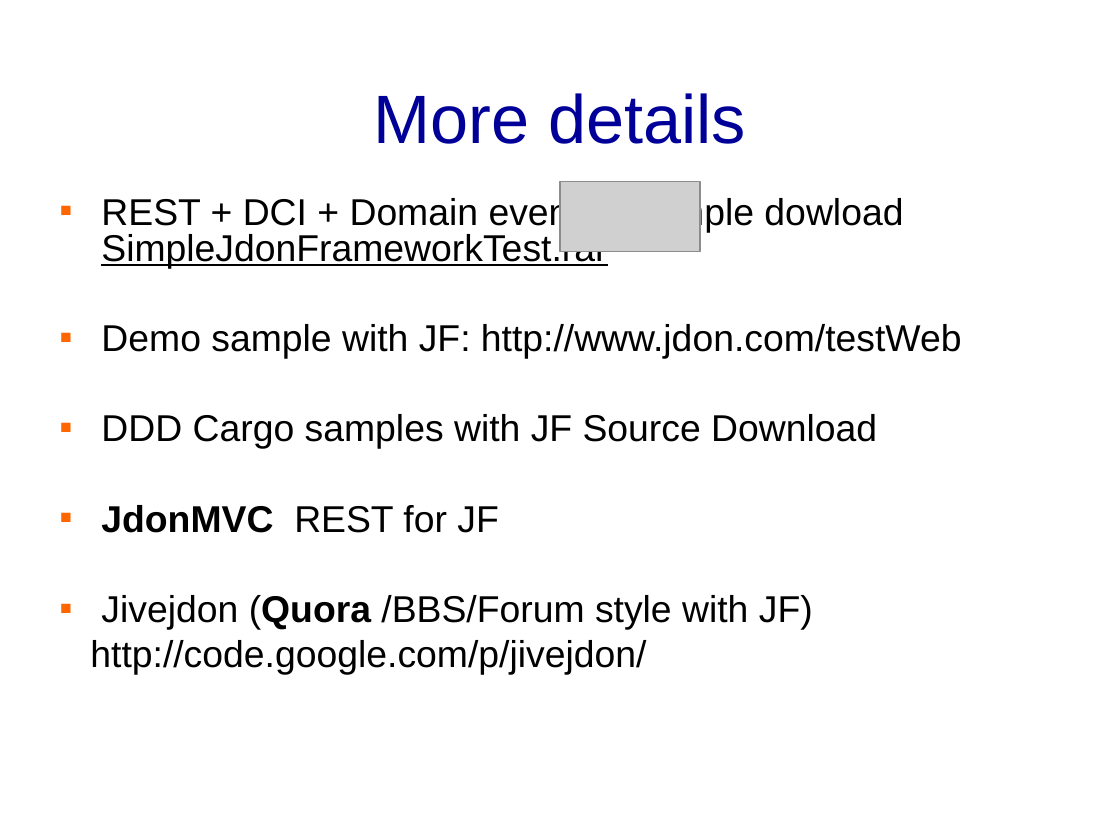
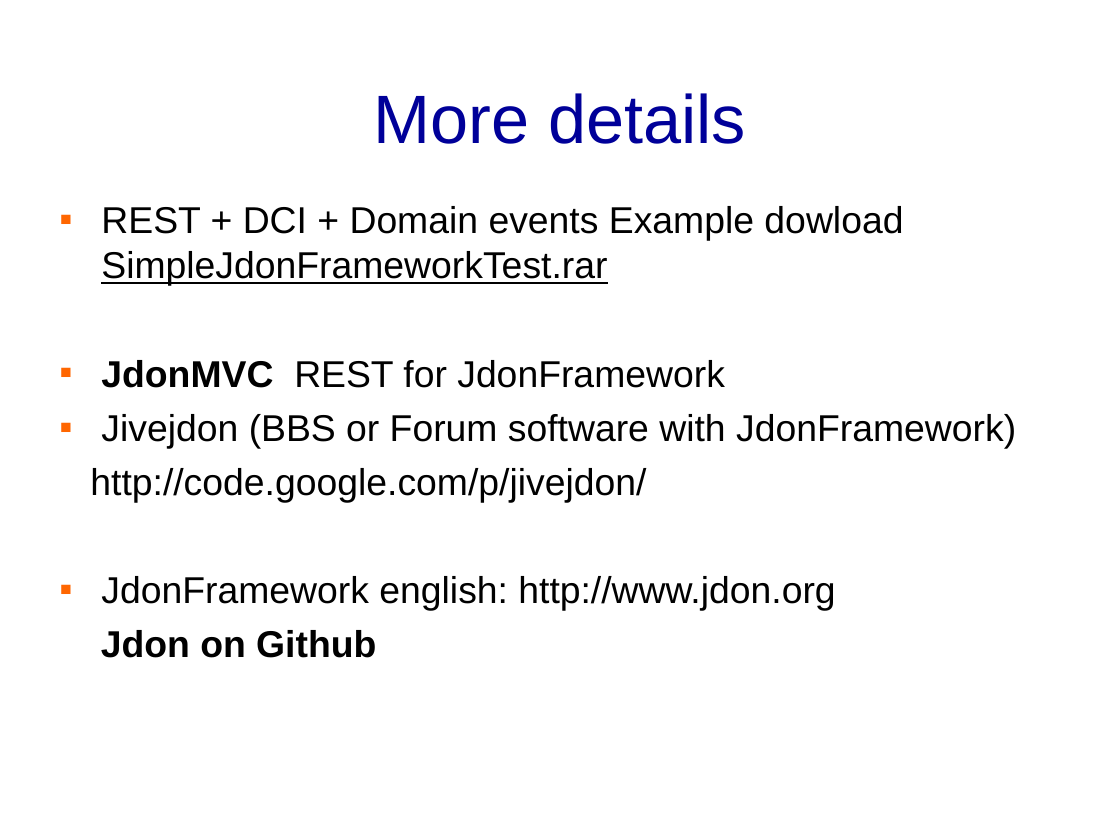
Before and after one commit to banq/jdonframework, a slide deck: slide 72 of doc/english/JdonFramework.ppt (slide 73 before the commit). Drawn at 1120x840 pixels with LibreOffice and Linux fonts; fonts in the diff are those of the drawing; grey boxes stand for pictures; background and template pictures are left out. Boxes give left, top, right and bottom in pixels: in the first picture for what was removed or moved away, otherwise in the second. Text is boxed around its words. In the diff, an @@ line names an element or a change of style, - is before the commit and + after.

```diff
--- a/doc/english/JdonFramework.ppt
+++ b/doc/english/JdonFramework.ppt
@@ text at box(90, 206, 903, 503): line spacing 0.8 to 1 @@
@@ picture removed at box(560, 181, 700, 252) @@
@@ text at box(101, 360, 1016, 448): text changed @@
-▪ Demo sample with JF: http://www.jdon.com/testWeb
-▪ DDD Cargo samples with JF Source Download
-▪ JdonMVC REST for JF
-▪ Jivejdon (Quora /BBS/Forum style with JF)
+▪ JdonMVC REST for JdonFramework
+▪ Jivejdon (BBS or Forum software with JdonFramework)
@@ text at box(101, 576, 835, 658): paragraphs added @@
+▪ JdonFramework english: http://www.jdon.org
+Jdon on Github
```
Also in this commit, not shown: 4 other slides changed, 1 slide added, 2 slides removed, 6 other files.
